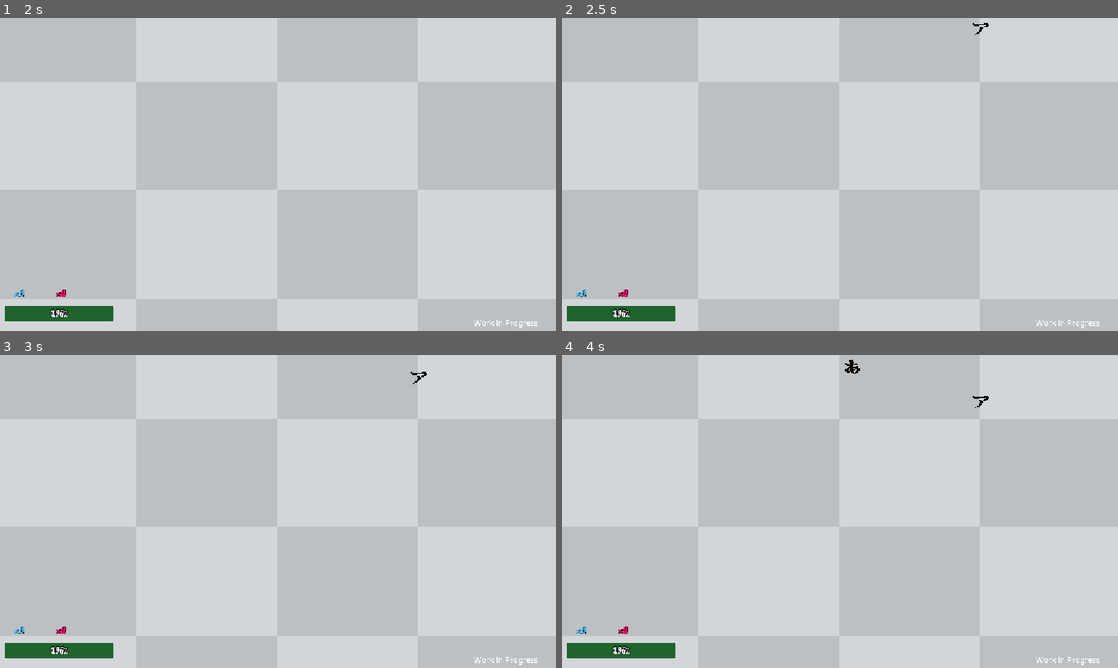
Above: before the commit, frames 1-4 (two rows, left to right).
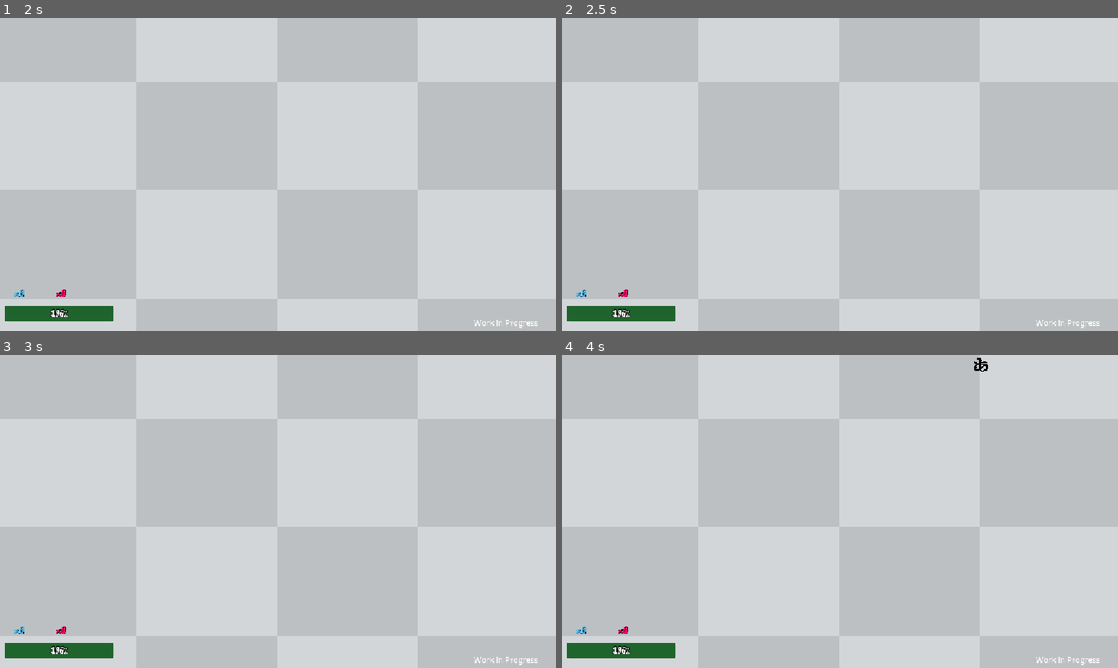
Above: after the commit, the same moments.

Repository: 6iovani/KanaGame
Game: Godot game, scene res://main_menu.tscn
Same seed, same stepped clock (60 frames per second), same inputs: the game is played once before the commit and once after it.
Inputs:
- Up to frame 1 (2 s): click "Play" at 0.5 s; tap Enter at 1.25 s; tap Backspace at 1.35 s
- Up to frame 2 (2.5 s): tap Space at 2 s; tap Enter at 2.1 s
- Up to frame 3 (3 s): tap Keypad Enter at 2.85 s
- Up to frame 4 (4 s): tap Backspace at 3.6 s

Frame 1 is identical in both runs. In frame 2, less than 0.1% of the frame differs, in the area x 73-77%, y 1-6%; in frame 3, less than 0.1%; in frame 4, 0.2%, in the area x 50-77%, y 0-17%.

Commit message:
difficulty ver0.1

Diff:
--- a/Main.tscn
+++ b/Main.tscn
@@ -49,7 +49,19 @@
 
 
 
+func _on_difficulty_timer_timeout() -> void:
 
+	$kana_spawner/spawn_timer.wait_time -= 0.2
+
+	var kana_list = get_tree().get_nodes_in_group(\"kana\")
+
+	for kana in kana_list:
+		if kana.fall_speed < 200.0:
+			kana.fall_speed += speed_increase
+			print(\"speed increased by: \" + str(speed_increase))
+			$kana_spawner.new_fall_speed += speed_increase
+		else:
+			print(\"max speed reached\")
 
 "
 
@@ -82,6 +94,9 @@
 [node name="kana_spawner" parent="." unique_id=1833008827 instance=ExtResource("4_cm0pq")]
 
 [node name="difficulty_timer" type="Timer" parent="." unique_id=1347570856]
+wait_time = 8.0
 autostart = true
 
 [connection signal="timeout" from="difficulty_timer" to="." method="_on_difficulty_timer_timeout"]
+
+[editable path="kana_spawner"]
--- a/kana_spawner.gd
+++ b/kana_spawner.gd
@@ -2,11 +2,6 @@
 
 var kana_scene = preload("res://kana.tscn")
 var new_fall_speed:float = 50.0
-
-
-func _ready() -> void:
-	$Timer.timeout.connect(_on_timer_timeout)
-	$Timer.start()
 
 
 func _on_timer_timeout() -> void:
@@ -19,12 +14,4 @@
 
 	kana.fall_speed += new_fall_speed
 
-
-	if new_fall_speed < 90.0:
-		new_fall_speed += 10
-		print(new_fall_speed)
-	else:
-		print("max fall speed reached")
-
-
 	add_child(kana)
--- a/kana_spawner.tscn
+++ b/kana_spawner.tscn
@@ -5,6 +5,8 @@
 [node name="kana_spawner" type="Node2D" unique_id=1833008827]
 script = ExtResource("1_ubhe3")
 
-[node name="Timer" type="Timer" parent="." unique_id=1327563850]
-wait_time = 1.5
+[node name="spawn_timer" type="Timer" parent="." unique_id=1327563850]
+wait_time = 3.0
 autostart = true
+
+[connection signal="timeout" from="spawn_timer" to="." method="_on_timer_timeout"]
